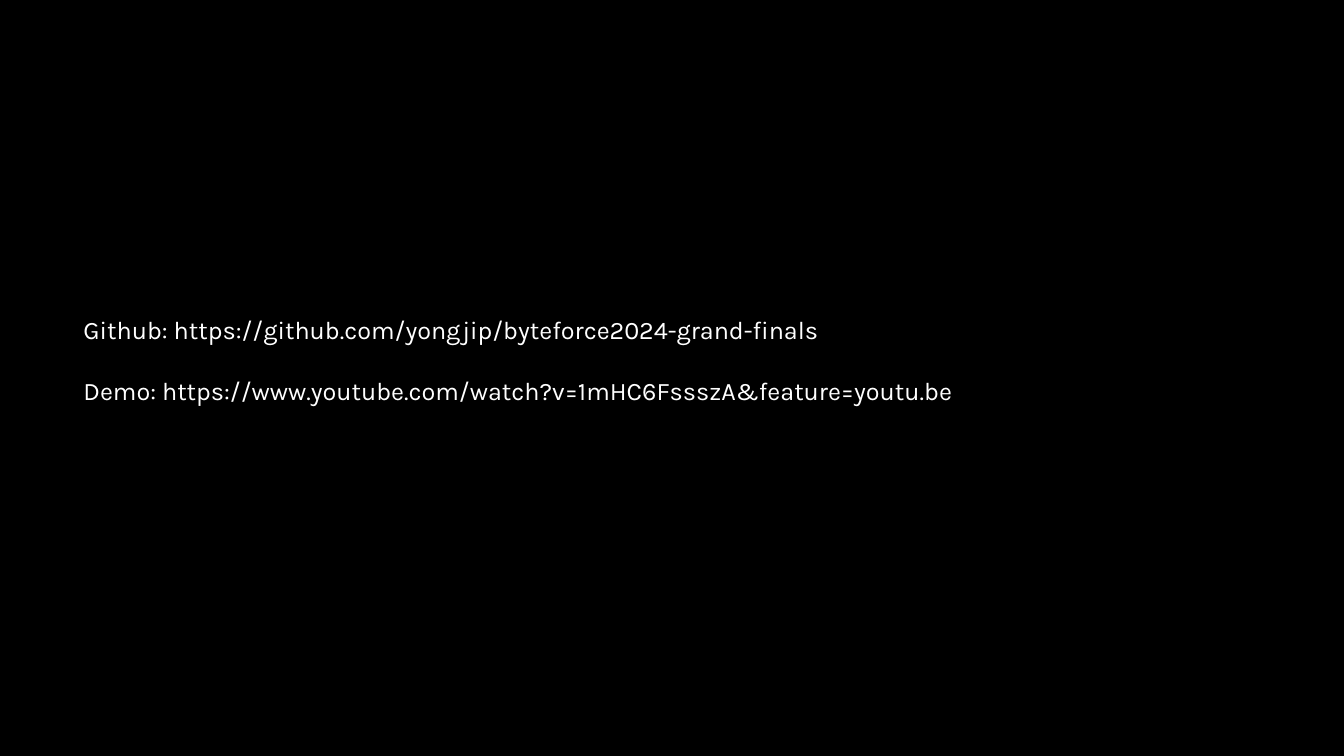
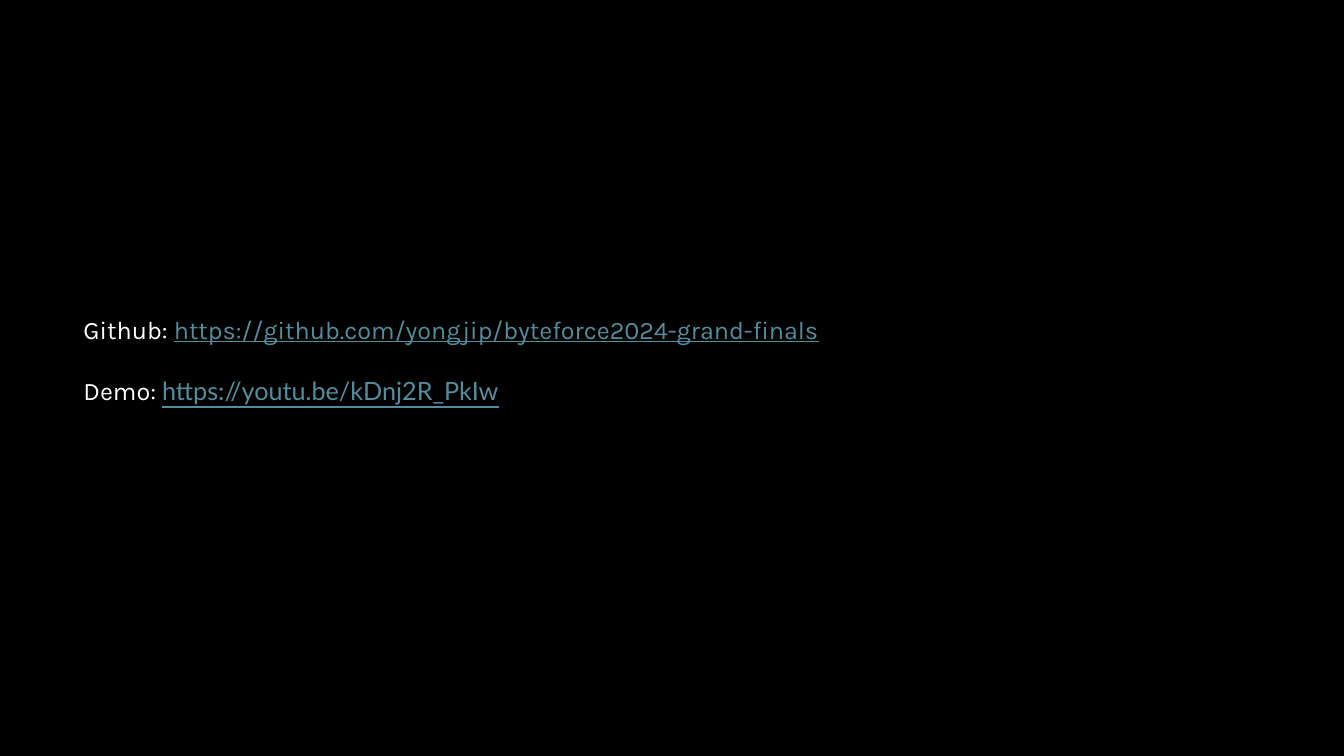
Before and after one commit to yongjip/byteforce2024-grand-finals, a slide deck: slide 15 of hack_global_2024.pptx. Drawn at 1344x756 pixels with LibreOffice and Linux fonts; fonts in the diff are those of the drawing. Boxes give left, top, right and bottom in pixels: in the first picture for what was removed or moved away, otherwise in the second. Text is boxed around its words. In the diff, an @@ line names an element or a change of style, - is before the commit and + after.

Commit message:
updated ppt

```diff
--- a/hack_global_2024.pptx
+++ b/hack_global_2024.pptx
@@ text at bbox=[83, 320, 818, 345]: text colour #FFFFFF to #538D9D, underline on in "https://github.com/yongjip/byteforce2024-grand-finals" @@
@@ text at bbox=[83, 381, 498, 405]: text changed; font Karla to Lato; text colour #FFFFFF to #538D9D @@
-Demo: https://www.youtube.com/watch?v=1mHC6FssszA&feature=youtu.be
+Demo: https://youtu.be/kDnj2R_PkIw
```
